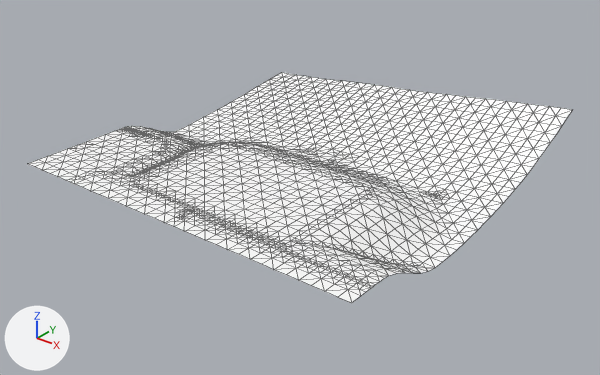
What one commit did to the glTF model games/yorimichi/assets/belmonte/meshes/SM_BM_BT_Terrain_3_5.glb.
Camera for both pictures: a camera (50 mm lens) standing at (186.0, 407.0, 250.0) and looking at (-125.0, 796.0, 9.0). The lights are fixed; the arrows at lower left show +X, +Y and +Z. The first picture is the older version. Mesh edges are drawn as thin lines.

The scene before the commit, as lines of its bpy script (objects in view):
```python
me_sm_bt_terrain_3_5 = bpy.data.meshes.new('SM_BT_Terrain_3_5')
me_sm_bt_terrain_3_5.from_pydata(...)  # 1843 vertices, 3545 faces; spans x -256.0..0.0, y 680.0..936.0, z 11.0..52.0
me_sm_bt_terrain_3_5.materials.append(mat_bm_000_m_terrain_026)
ob_sm_bm_bt_terrain_3_5 = bpy.data.objects.new('SM_BM_BT_Terrain_3_5', me_sm_bt_terrain_3_5)
ob_sm_bm_bt_terrain_3_5.location = (0.0, 0.0, 0.0)
```
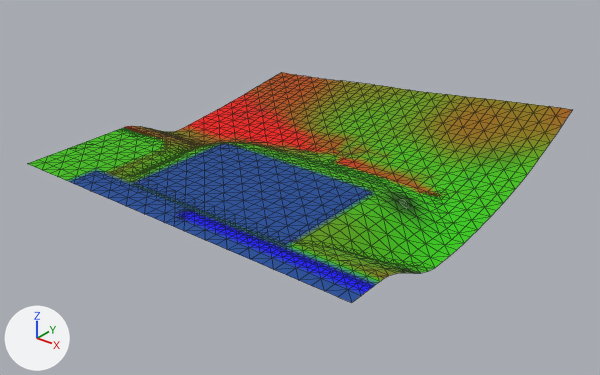
Location of each change, (x1, y1, x2, y2) in pixels of the pictures (600 x 375 px):
part 1 of me_sm_bt_terrain_3_5, recoloured (white to green)
    both: (28, 92, 544, 282)
part 2 of me_sm_bt_terrain_3_5, recoloured (white to blue)
    both: (66, 143, 379, 303)
part 3 of me_sm_bt_terrain_3_5, recoloured (darker)
    both: (105, 72, 572, 281)

Diff of the bpy script that builds the scene:
```diff
--- a/games/yorimichi/assets/belmonte/meshes/SM_BM_BT_Terrain_3_5.glb.py
+++ b/games/yorimichi/assets/belmonte/meshes/SM_BM_BT_Terrain_3_5.glb.py
@@ me_sm_bt_terrain_3_5 @@
 me_sm_bt_terrain_3_5.from_pydata(...)  # 1843 vertices, 3545 faces; spans x -256.0..0.0, y 680.0..936.0, z 11.0..52.0
 # used by ob_sm_bm_bt_terrain_3_5; location = (0.0, 0.0, 0.0)
+# me_sm_bt_terrain_3_5 part 1: 1441 faces centred in x -256.0..-2.0, y 682.0..930.0, z 11.0..38.0 are repainted in the vertex colours; the middle colour goes from white #ffffff to green #49b300
+# me_sm_bt_terrain_3_5 part 2: 1105 faces centred in x -214.0..-1.0, y 681.0..785.0, z 30.0 are repainted in the vertex colours; the middle colour goes from white #ffffff to blue #194c9a
+# me_sm_bt_terrain_3_5 part 3: 999 faces centred in x -256.0..-2.0, y 702.0..933.0, z 12.0..51.0 are repainted in the vertex colours; the middle colour goes from white #ffffff to yellow #926b00
 me_sm_bt_terrain_3_5.materials.append(mat_bm_000_m_terrain_026)
```
